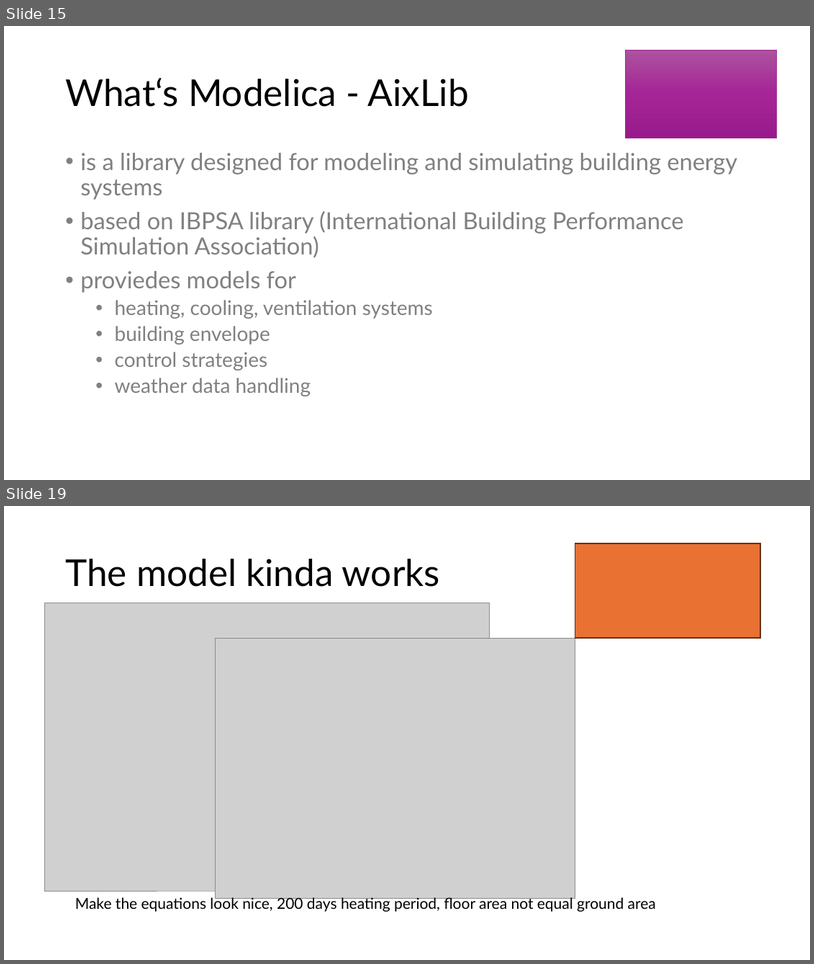
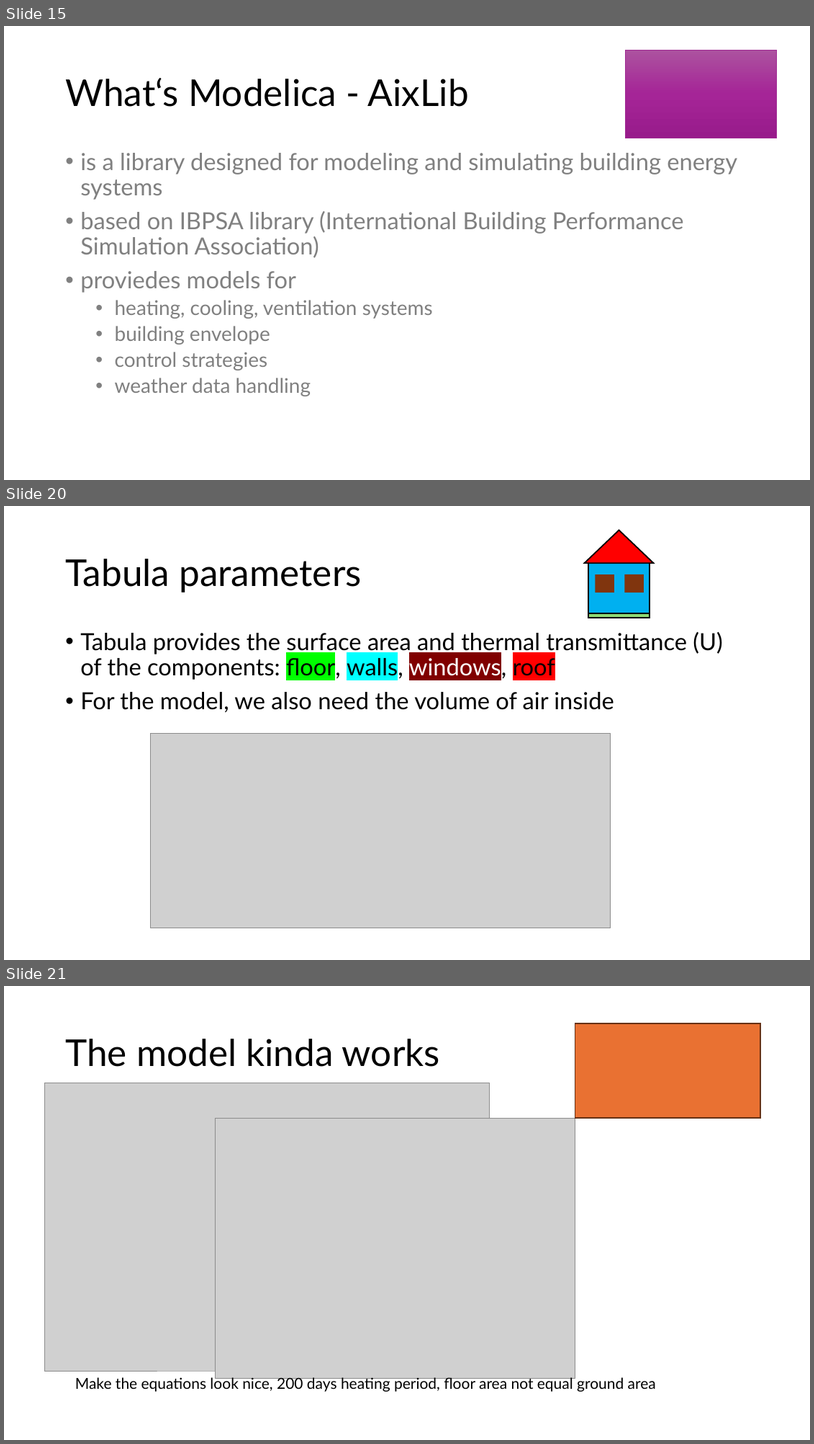
Before and after one commit to eyjomoin/Modeling-buildings-and-their-heating-systems, a slide deck: presentation/heat.pptx. Shown one above the other, each under a label of ours: slides 15 and 19 before the commit, slides 15, 20 and 21 after it; the slides between them are not shown. The pictures are 814x964 and 814x1444 pixels, drawn with LibreOffice and Linux fonts; fonts in the diff are those of the drawing; grey boxes stand for pictures. Boxes give left, top, right and bottom in pixels: in the first picture for what was removed or moved away, otherwise in the second. Text is boxed around its words. In the diff, an @@ line names an element or a change of style, - is before the commit and + after.

```diff
--- a/presentation/heat.pptx
+++ b/presentation/heat.pptx
@@ slide 20 added at <box>4,506,810,960</box>, background #FFFFFF @@
@@ group added at <box>585,530,653,618</box>: 4 rectangles, 1 triangle @@
@@ title added at <box>65,559,361,592</box>, 44 pt, text #000000 @@
+Tabula parameters
@@ text added at <box>80,632,723,712</box>, 28 pt, text #000000 @@
+• Tabula provides the surface area and thermal transmittance (U) of the components: floor, walls, windows, roof
+• For the model, we also need the volume of air inside
@@ picture added at <box>150,733,611,928</box> @@
@@ what was slide 19 is now slide 21 @@
```
Also in this commit, not shown: 3 slides changed, 4 other slides added, 2 slides removed, 3 other files.
